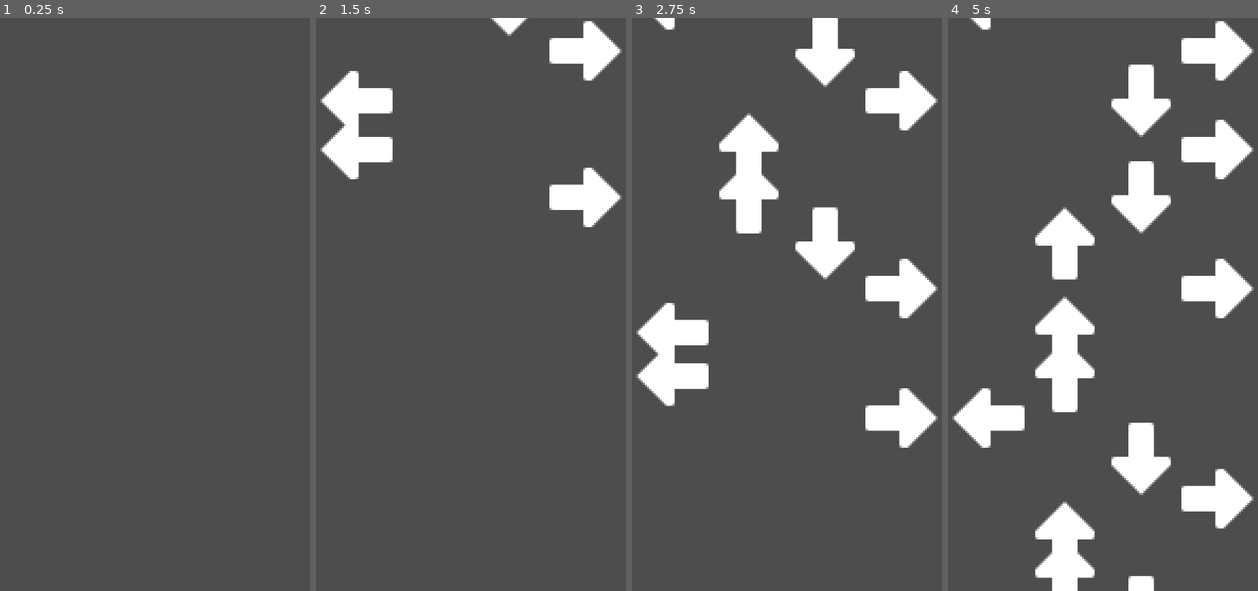
Above: before the commit, frames 1-4 (left to right).
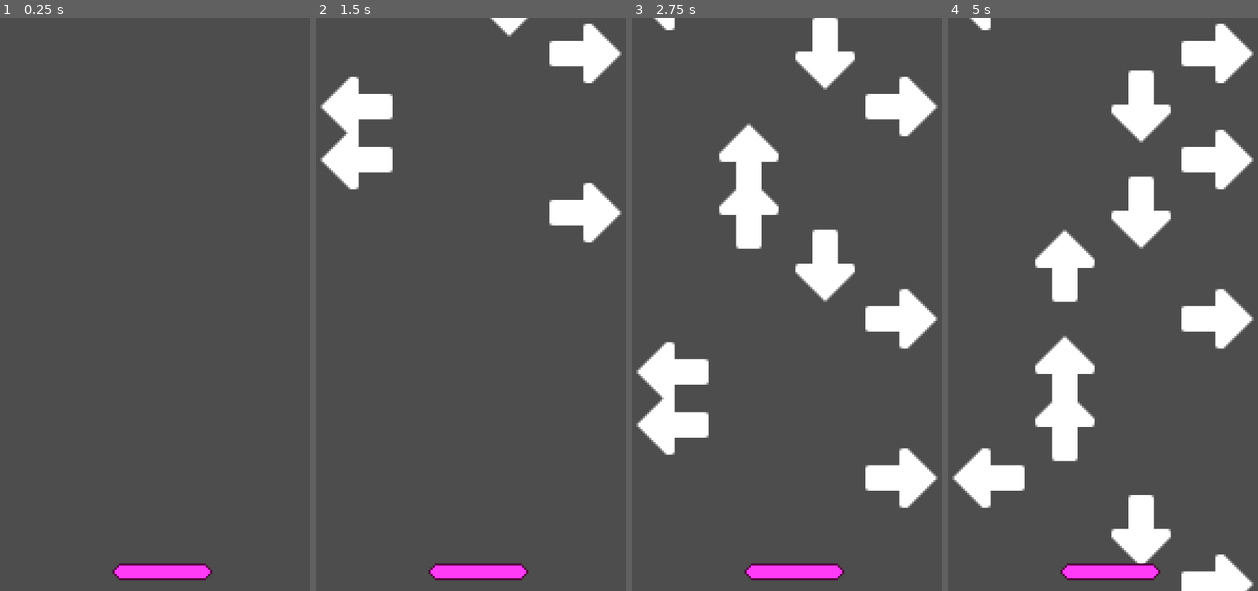
Above: after the commit, the same moments.

Repository: Bbubbee/Musik-Knight
Game: Godot game, scene res://scenes/levels/get_started/get_started.tscn
Two runs of this game, one before a commit and one after it. Both use one fixed random seed, a clock stepped at 60 frames per second and the inputs below.
Inputs:
- Up to frame 1 (0.25 s): no input
- Up to frame 2 (1.5 s): hold D (right) 0.53-1.28 s; hold S (down) from 1.28 s (still down)
- Up to frame 3 (2.75 s): release S (down) at 2.03 s; hold D (right) from 2.03 s (still down)
- Up to frame 4 (5 s): release D (right) at 2.78 s; hold W (up) 2.78-3.53 s; hold A (left) from 3.53 s (still down)

The runs differ from the first frame. In frame 1, 0.9% of the frame differs, in the area x 36-69%, y 95-99%; in frame 2, 3.9%; in frame 3, 12%; in frame 4, 19%, in the area x 1-99%, y 0-100%.

Commit message:
transfer

Diff:
--- a/project.godot
+++ b/project.godot
@@ -23,8 +23,8 @@
 
 window/size/viewport_width=180
 window/size/viewport_height=270
-window/size/window_width_override=720
-window/size/window_height_override=1080
+window/size/window_width_override=360
+window/size/window_height_override=540
 window/stretch/mode="canvas_items"
 window/stretch/aspect="expand"
 
--- a/scenes/actors/player_controller/player_controller.tscn
+++ b/scenes/actors/player_controller/player_controller.tscn
@@ -1,6 +1,7 @@
 [gd_scene format=3 uid="uid://dh1igm36i5b6e"]
 
 [ext_resource type="Script" uid="uid://ct0k54t4153wi" path="res://scenes/actors/player_controller/player_controller.gd" id="1_p3i1c"]
+[ext_resource type="PackedScene" uid="uid://beccf3oeappg0" path="res://utils/components/progress_bar/pixel_progress_bar.tscn" id="2_6e08y"]
 
 [sub_resource type="RectangleShape2D" id="RectangleShape2D_p3i1c"]
 size = Vector2(244, 32)
@@ -14,3 +15,6 @@
 [node name="DetetectorShape" type="CollisionShape2D" parent="DetectorArea" unique_id=1839110822]
 shape = SubResource("RectangleShape2D_p3i1c")
 debug_color = Color(0.5372549, 1, 0.8047794, 0.41960785)
+
+[node name="PixelProgressBar" parent="." unique_id=211127907 instance=ExtResource("2_6e08y")]
+offset_bottom = 8.0
--- a/scenes/levels/get_started/get_started.tscn
+++ b/scenes/levels/get_started/get_started.tscn
@@ -15,4 +15,12 @@
 [node name="PlayerController" parent="." unique_id=370596373 instance=ExtResource("2_8nppp")]
 position = Vector2(85, 232)
 
+[node name="PixelProgressBar" parent="PlayerController" index="1" unique_id=211127907]
+offset_left = -15.0
+offset_top = 25.0
+offset_right = 32.0
+offset_bottom = 33.0
+
 [connection signal="timeout" from="ArrowSpawnerTimer" to="." method="_on_arrow_spawner_timer_timeout"]
+
+[editable path="PlayerController"]
--- a/scenes/systems/arrow/arrow.tscn
+++ b/scenes/systems/arrow/arrow.tscn
@@ -7,12 +7,14 @@
 radius = 9.0
 
 [sub_resource type="CircleShape2D" id="CircleShape2D_k3pjg"]
+radius = 18.027756
 
 [node name="Arrow" type="RigidBody2D" unique_id=10245467]
 collision_layer = 2
 collision_mask = 0
 gravity_scale = 0.0
 linear_velocity = Vector2(0, 100)
+linear_damp_mode = 1
 script = ExtResource("1_wkrfx")
 
 [node name="Sprite" type="Sprite2D" parent="." unique_id=2047294846]
@@ -20,7 +22,7 @@
 
 [node name="RigidBodyShape" type="CollisionShape2D" parent="." unique_id=201142974]
 shape = SubResource("CircleShape2D_0kgqq")
-debug_color = Color(0.008741615, 0.23654068, 0.20673892, 0.41960785)
+debug_color = Color(1, 0.01171875, 0.01171875, 0.41960785)
 
 [node name="GoodZoneArea" type="Area2D" parent="." unique_id=228933127]
 
--- /dev/null
+++ b/utils/components/progress_bar/pixel_progress_bar.gd
@@ -0,0 +1,12 @@
+extends TextureProgressBar
+
+func _ready():
+	value = max_value
+
+var is_active: bool = false
+
+func deplete(change: float):
+	value -= change
+
+func replenish(change: float):
+	value += change
--- /dev/null
+++ b/utils/components/progress_bar/pixel_progress_bar.tscn
@@ -0,0 +1,24 @@
+[gd_scene format=3 uid="uid://beccf3oeappg0"]
+
+[ext_resource type="Texture2D" uid="uid://bi1rxa5k6e48o" path="res://scenes/ui/progress_bar/progress.png" id="1_iqmjf"]
+[ext_resource type="Texture2D" uid="uid://dcj8genqp4ay5" path="res://scenes/ui/progress_bar/over.png" id="2_w1u7i"]
+[ext_resource type="Script" uid="uid://b2a7ar1nmk8ri" path="res://scenes/ui/progress_bar/pixel_progress_bar.gd" id="3_iqmjf"]
+
+[node name="PixelProgressBar" type="TextureProgressBar" unique_id=211127907]
+texture_filter = 1
+offset_right = 47.0
+offset_bottom = 7.0
+mouse_filter = 2
+value = 50.0
+nine_patch_stretch = true
+stretch_margin_left = 3
+stretch_margin_top = 3
+stretch_margin_right = 3
+stretch_margin_bottom = 3
+texture_under = ExtResource("1_iqmjf")
+texture_over = ExtResource("2_w1u7i")
+texture_progress = ExtResource("1_iqmjf")
+tint_under = Color(0.4406863, 0, 0.45490196, 1)
+tint_over = Color(0.30980393, 0.01568627, 0.22445737, 1)
+tint_progress = Color(1, 0.2313726, 0.97254914, 1)
+script = ExtResource("3_iqmjf")
Binary file added: utils/components/progress_bar/over.png
Not shown, added: utils/components/progress_bar/over.png.import
Not shown, added: utils/components/progress_bar/pixel_progress_bar.gd.uid
Binary file added: utils/components/progress_bar/progress.png
Not shown, added: utils/components/progress_bar/progress.png.import
Renamed: utils/screen_calculator.gd -> utils/globals/screen_calculator.gd
Renamed: utils/screen_calculator.gd.uid -> utils/globals/screen_calculator.gd.uid
